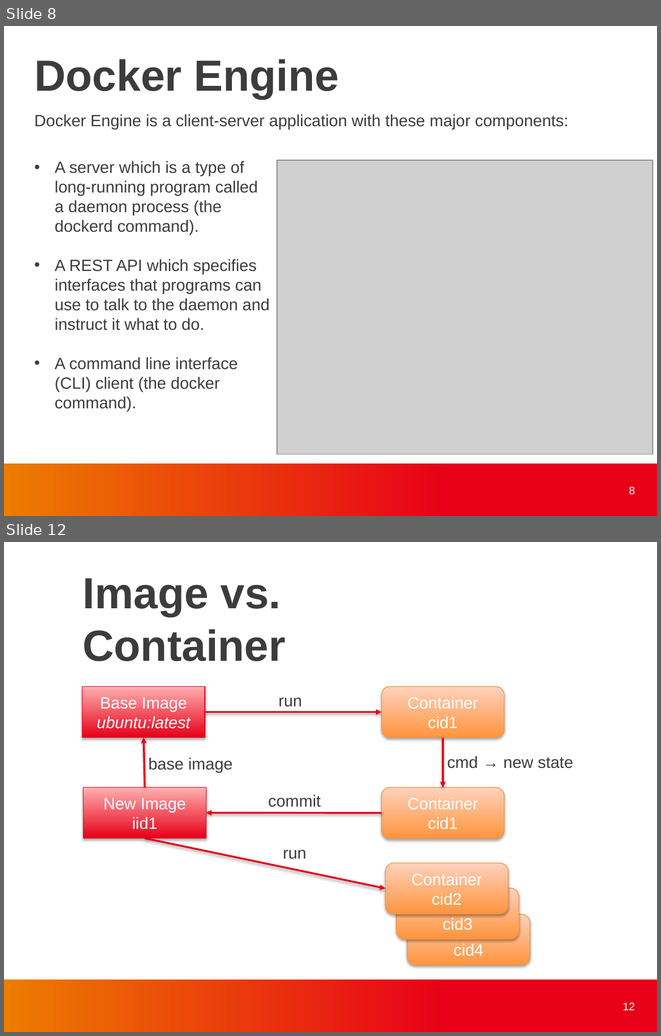
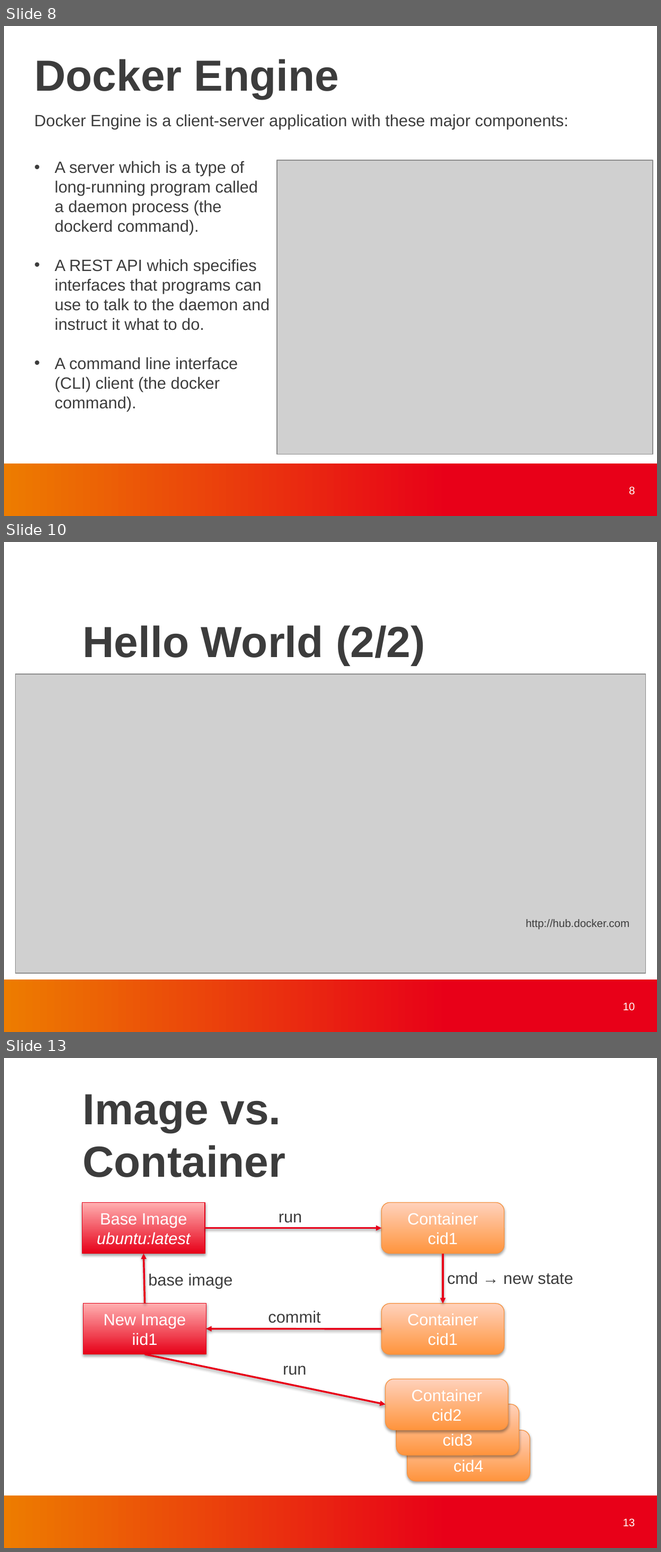
Before and after one commit to finneon/docker, a slide deck: docker_present.pptx. Shown one above the other, each under a label of ours: slides 8 and 12 before the commit, slides 8, 10 and 13 after it; the slides between them are not shown. The pictures are 661x1036 and 661x1552 pixels, drawn with LibreOffice and Linux fonts; fonts in the diff are those of the drawing; grey boxes stand for pictures; background and template pictures are left out. Boxes give left, top, right and bottom in pixels: in the first picture for what was removed or moved away, otherwise in the second. Text is boxed around its words. In the diff, an @@ line names an element or a change of style, - is before the commit and + after.

Commit message:
Update opensaf-cluster script
- Update README
- Fix docker-build to use opensaf repo of input
- Update docker_present slide

```diff
--- a/docker_present.pptx
+++ b/docker_present.pptx
@@ slide 10 added at (4, 542, 657, 1032), background #FFFFFF; not listed: 1 template element that a slide beside it also shows @@
@@ text added at (83, 625, 425, 665), 48 pt, text #3C3C3C, bold @@
+Hello World (2/2)
@@ picture added at (15, 674, 645, 973) @@
@@ text added at (526, 919, 629, 929), 12 pt, text #3C3C3C @@
+http://hub.docker.com
@@ page number added at (623, 1002, 635, 1011), 12 pt, text #FFFFFF @@
+10
@@ what was slide 12 is now slide 13 @@
@@ page number at (623, 1518, 635, 1527): text changed @@
-12
+13
```
Also in this commit, not shown: 5 slides changed, 1 other slide added, 2 other files.
